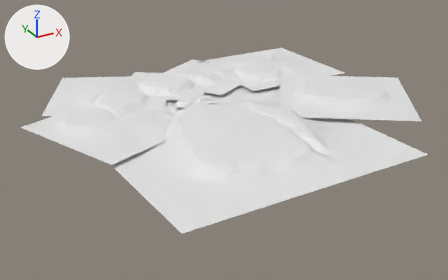
The Blender file _source_assets/blender/Arctic.blend: old version first, new version second.
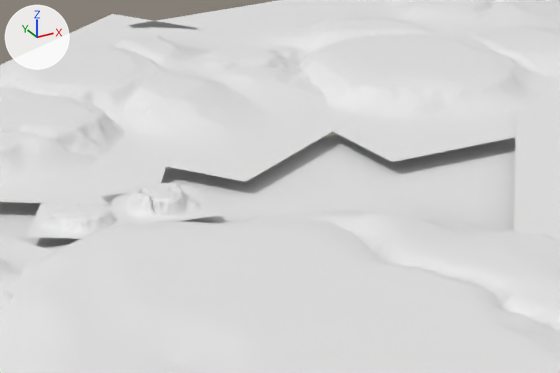
Each version appears first whole from a 50 mm lens placed at (-707.0, -1304.0, 521.0), pointed at (-49.0, -107.0, -77.0), and next in a close-up on the part from 38% to 65% of the width and 20% to 49% of the height. The axes (+X, +Y, +Z) are drawn at upper left. The lights are the same throughout.

Script lines for the objects in view, before the commit:
```python
me_landscape_007 = bpy.data.meshes.new('Landscape.007')
me_landscape_007.from_pydata(...)  # 16384 vertices, 16129 faces; spans x -1.0..1.0, y -1.0..1.0, z 0.0..0.25
me_landscape_007.polygons.foreach_set('use_smooth', [True] * 16129)
me_landscape_008 = bpy.data.meshes.new('Landscape.008')
me_landscape_008.from_pydata(...)  # 16384 vertices, 16129 faces; spans x -1.0..1.0, y -1.0..1.0, z 0.0..0.25
me_landscape_008.polygons.foreach_set('use_smooth', [True] * 16129)
ob_landscape_005 = bpy.data.objects.new('Landscape.005', me_landscape_007)
ob_landscape_005.location = (-292.7, -53.7, -6.1)
ob_landscape_005.rotation_euler = (0.0, 0.0, -2.757)  # degrees (0, 0, -158)
ob_landscape_005.scale = (151.0, 151.0, 51.7)
ob_landscape_006 = bpy.data.objects.new('Landscape.006', me_landscape_008)
ob_landscape_006.location = (-103.0, -14.3, -5.6)
ob_landscape_006.rotation_euler = (0.0, 0.0, 0.981)  # degrees (0, 0, 56)
ob_landscape_006.scale = (25.4, 25.4, 26.4)
ob_landscape_009 = bpy.data.objects.new('Landscape.009', me_landscape_008)
ob_landscape_009.location = (-54.8, -13.2, -5.6)
ob_landscape_009.rotation_euler = (0.0, 0.0, -0.126)  # degrees (0, 0, -7.2)
ob_landscape_009.scale = (25.4, 25.4, 34.1)
# also in view: 'Landscape.002' at (268.0, -154.0, 3.0); 'Landscape.008' at (-90.0, 138.0, 3.0); 'Landscape.003' at (-88.0, -229.0, -3.0); 'Landscape.007' at (42.0, 161.0, 2.0); 'Landscape.001' at (238.0, 147.0, 1.0)
```
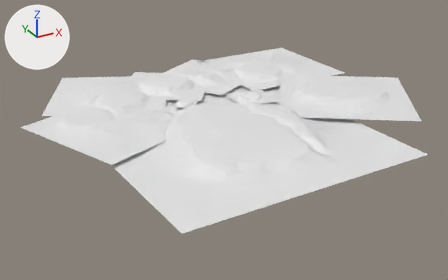
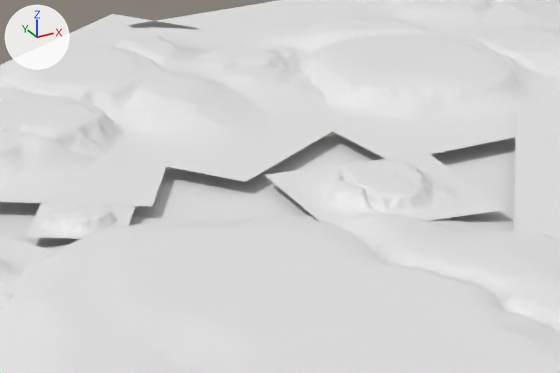
Location of each change, (x1, y1, x2, y2) in pixels of the close-ups (560 x 373 px):
```json
{"object": "Landscape.009", "change": "moved, rescaled", "before": [103, 182, 224, 225], "after": [265, 155, 506, 227], "on screen": "98% wider, 66% taller"}
```

The change, as JSON lines over the scene's bpy script:
```json
{"op": "set", "path": "ob_landscape_009.location", "old": "(-54.8, -13.2, -5.6)", "new": "(59.2, -51.5, -5.6)"}
{"op": "set", "path": "ob_landscape_009.scale", "old": "(25.4, 25.4, 34.1)", "new": "(49.5, 49.5, 34.1)"}
```
